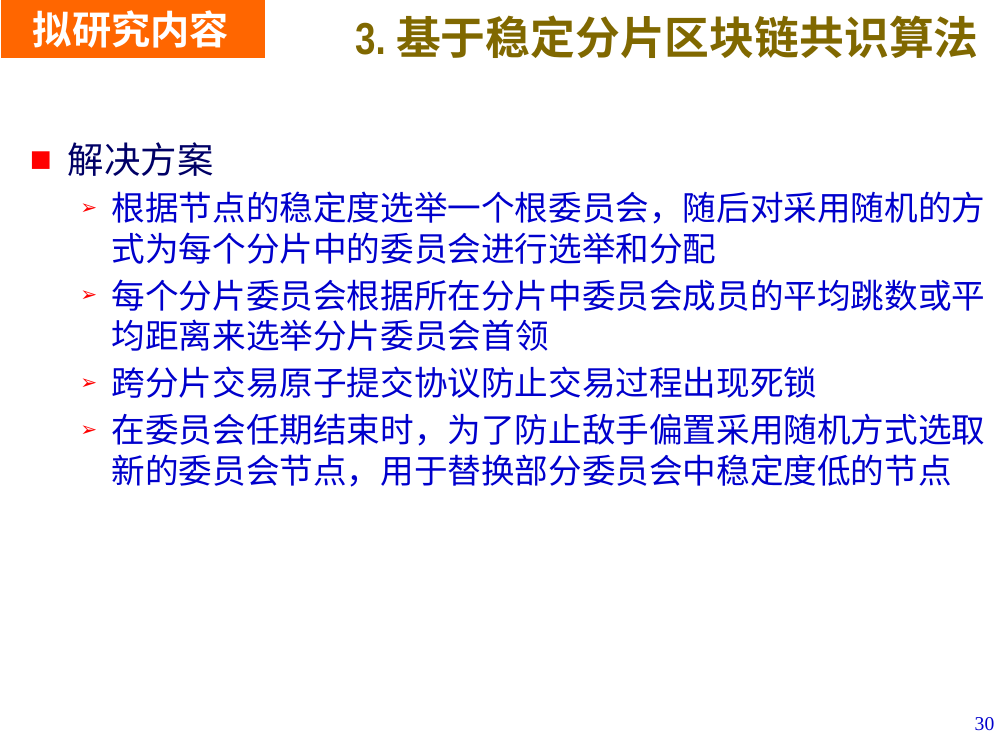
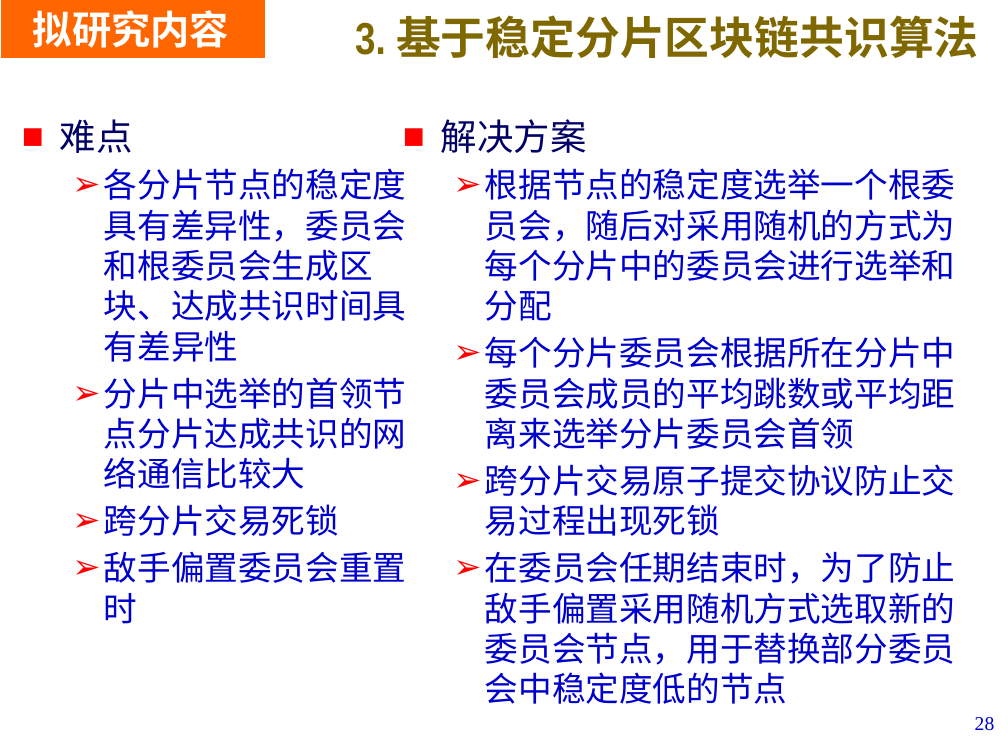
Before and after one commit to LiZhang2021/Blockchain, a slide deck: slide 28 of Doc/PHD_Papers/Thesis Proposal/开题V1.pptx (slide 30 before the commit). Drawn at 1008x756 pixels with LibreOffice and Linux fonts; fonts in the diff are those of the drawing; background and template pictures are left out. Boxes give left, top, right and bottom in pixels: in the first picture for what was removed or moved away, otherwise in the second. Text is boxed around its words. In the diff, an @@ line names an element or a change of style, - is before the commit and + after.

```diff
--- a/Doc/PHD_Papers/Thesis Proposal/开题V1.pptx
+++ b/Doc/PHD_Papers/Thesis Proposal/开题V1.pptx
@@ text added at bbox=[60, 119, 406, 624], 24 pt, text #0000CC @@
+■ 难点
+  ➢ 各分片节点的稳定度具有差异性，委员会和根委员会生成区块、达成共识时间具有差异性
+  ➢ 分片中选举的首领节点分片达成共识的网络通信比较大
+  ➢ 跨分片交易死锁
+  ➢ 敌手偏置委员会重置时
@@ text "解决方案" rewrapped from bbox=[68, 142, 986, 487] to bbox=[441, 119, 955, 704] @@
@@ page number at bbox=[975, 717, 995, 731]: text changed @@
-30
+28
```
Also in this commit, not shown: 24 other slides changed, 1 slide added, 4 slides removed, 1 other file.
